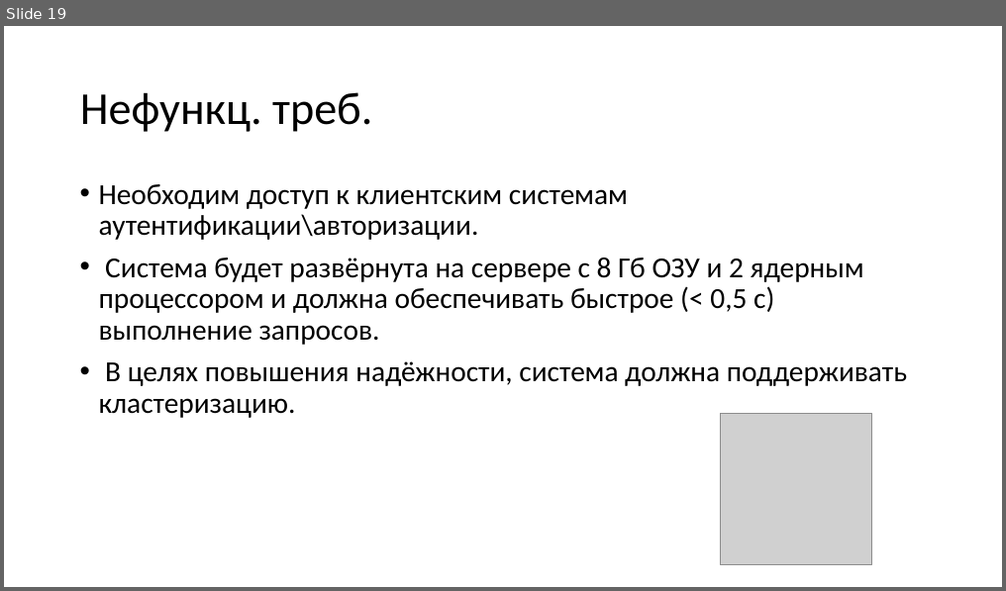
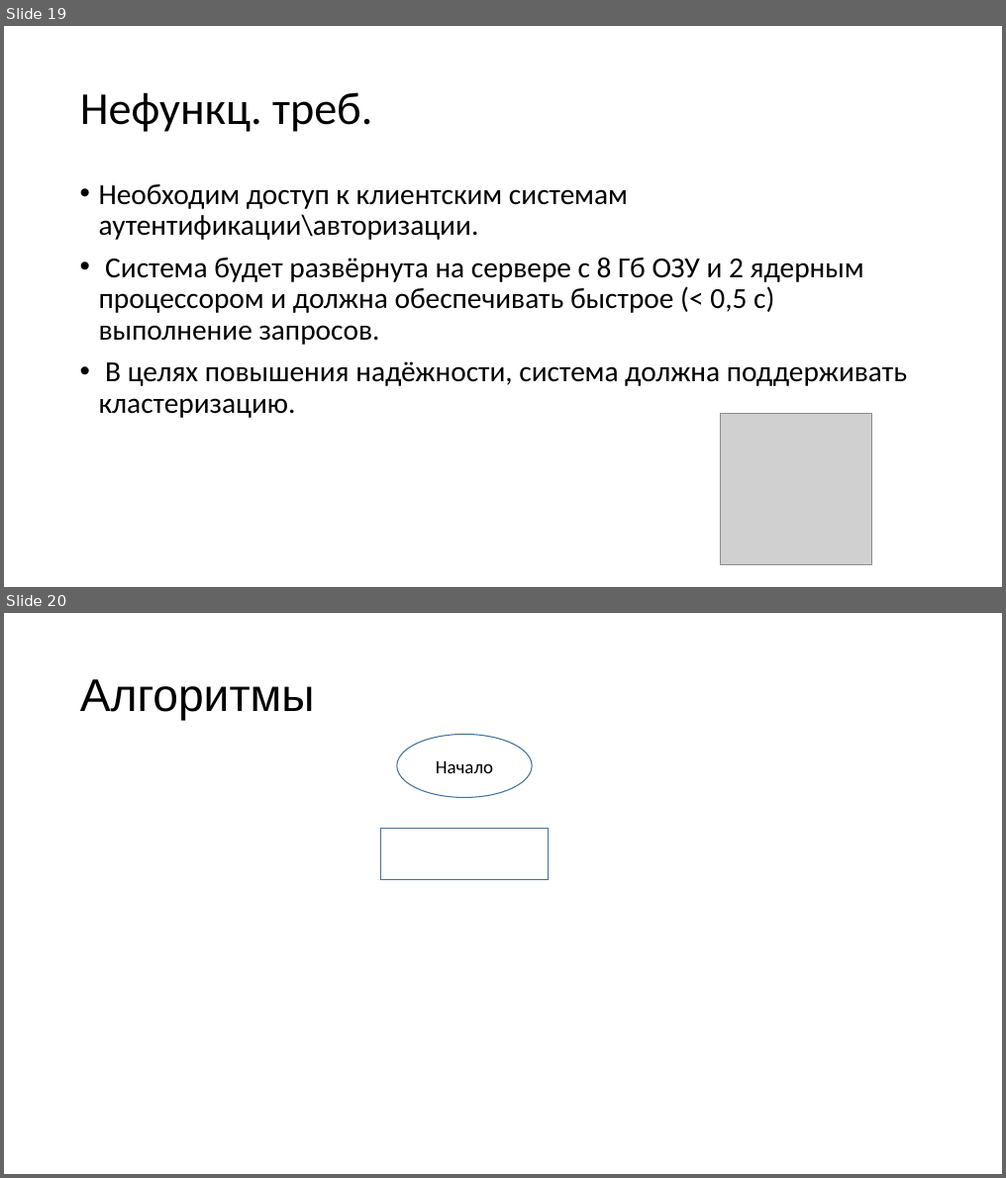
Before and after one commit to KozinOleg97/diplom, a slide deck: Vkr_p2.ppt. Shown one above the other, each under a label of ours: slide 19 before the commit, slides 19 and 20 after it. The pictures are 1006x591 and 1006x1178 pixels, drawn with LibreOffice and Linux fonts; fonts in the diff are those of the drawing; grey boxes stand for pictures. Boxes give left, top, right and bottom in pixels: in the first picture for what was removed or moved away, otherwise in the second. Text is boxed around its words. In the diff, an @@ line names an element or a change of style, - is before the commit and + after.

```diff
--- a/Vkr_p2.ppt
+++ b/Vkr_p2.ppt
@@ slide 20 added at (4,613,1002,1174), background #FFFFFF @@
@@ title added at (80,679,315,721), 44 pt, text #000000 @@
+Алгоритмы
@@ ellipse added at (397,734,532,798), outline #41719C 0.99 pt, 18 pt, text #000000 @@
+Начало
@@ rectangle added at (380,828,548,879), outline #41719C 0.99 pt @@
```
Also in this commit, not shown: 4 slides changed, 1 other slide added, 2 slides removed, 1 other file.
